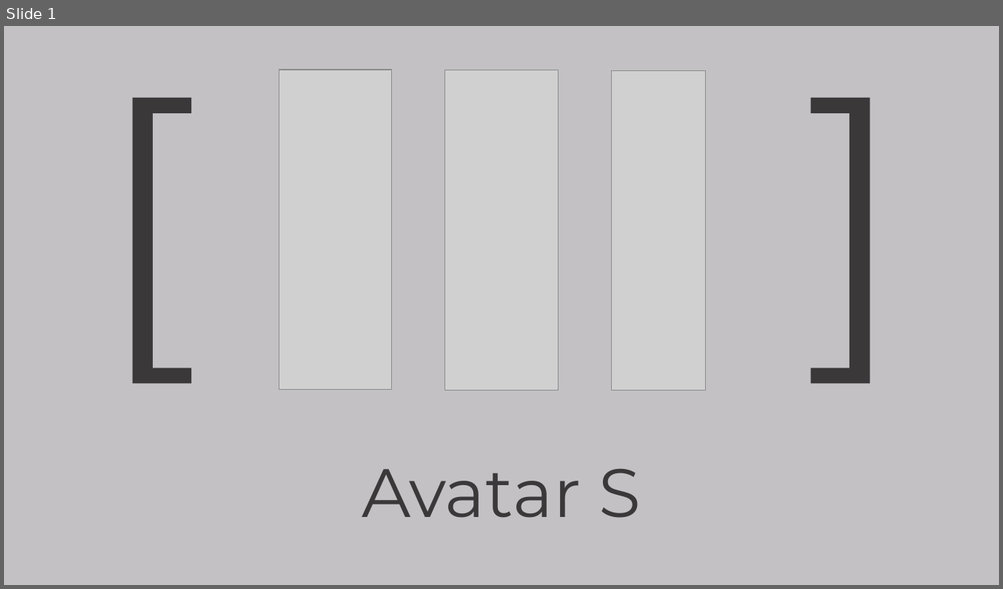
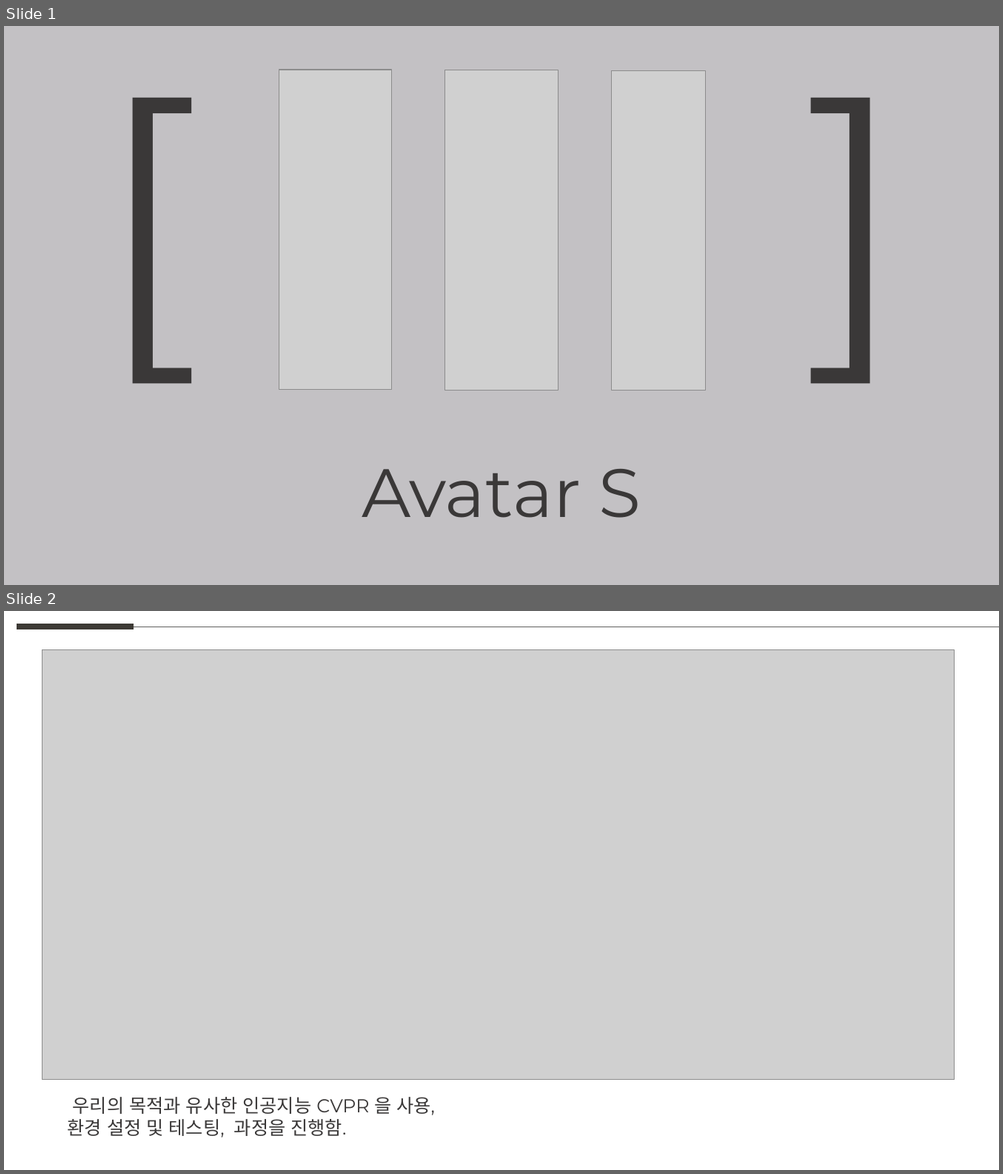
Before and after one commit to weaknessHero/Project_AvatarS, a slide deck: 발표자료/업데이트/LJHPPT.pptx. Shown one above the other, each under a label of ours: slide 1 before the commit, slides 1 and 2 after it. The pictures are 1003x589 and 1003x1174 pixels, drawn with LibreOffice and Linux fonts; fonts in the diff are those of the drawing; grey boxes stand for pictures. Boxes give left, top, right and bottom in pixels: in the first picture for what was removed or moved away, otherwise in the second. Text is boxed around its words. In the diff, an @@ line names an element or a change of style, - is before the commit and + after.

```diff
--- a/발표자료/업데이트/LJHPPT.pptx
+++ b/발표자료/업데이트/LJHPPT.pptx
@@ slide 2 added at <box>4,611,999,1170</box>, background #FFFFFF @@
@@ line added from (17, 627) to (134, 627), #3D3A35 6 pt @@
@@ line added from (134, 627) to (999, 627), #5F5F5D 0.5 pt @@
@@ picture added at <box>42,649,954,1079</box> @@
@@ text added at <box>68,1097,435,1138</box>, 18 pt, text #3A3838 @@
+우리의 목적과 유사한 인공지능 CVPR 을 사용,
+환경 설정 및 테스팅, 과정을 진행함.
```
Also in this commit, not shown: 2 slides removed.
